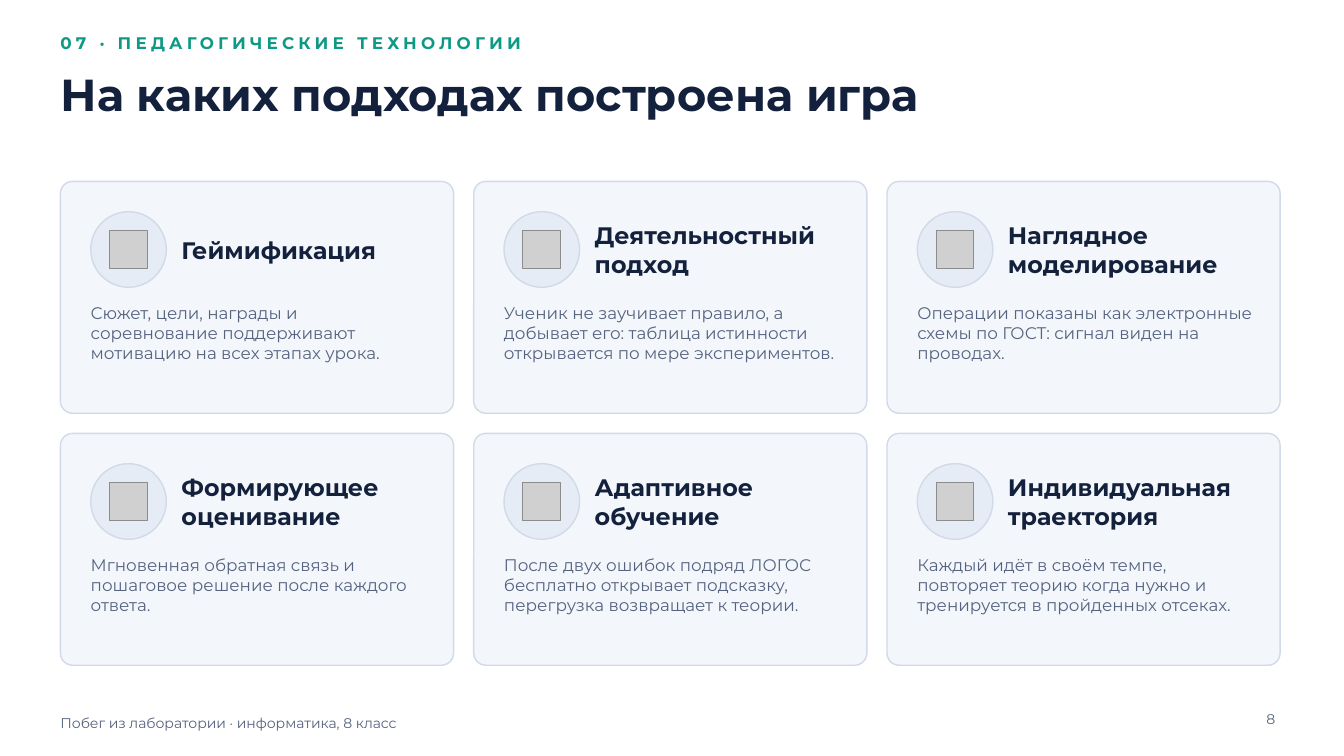
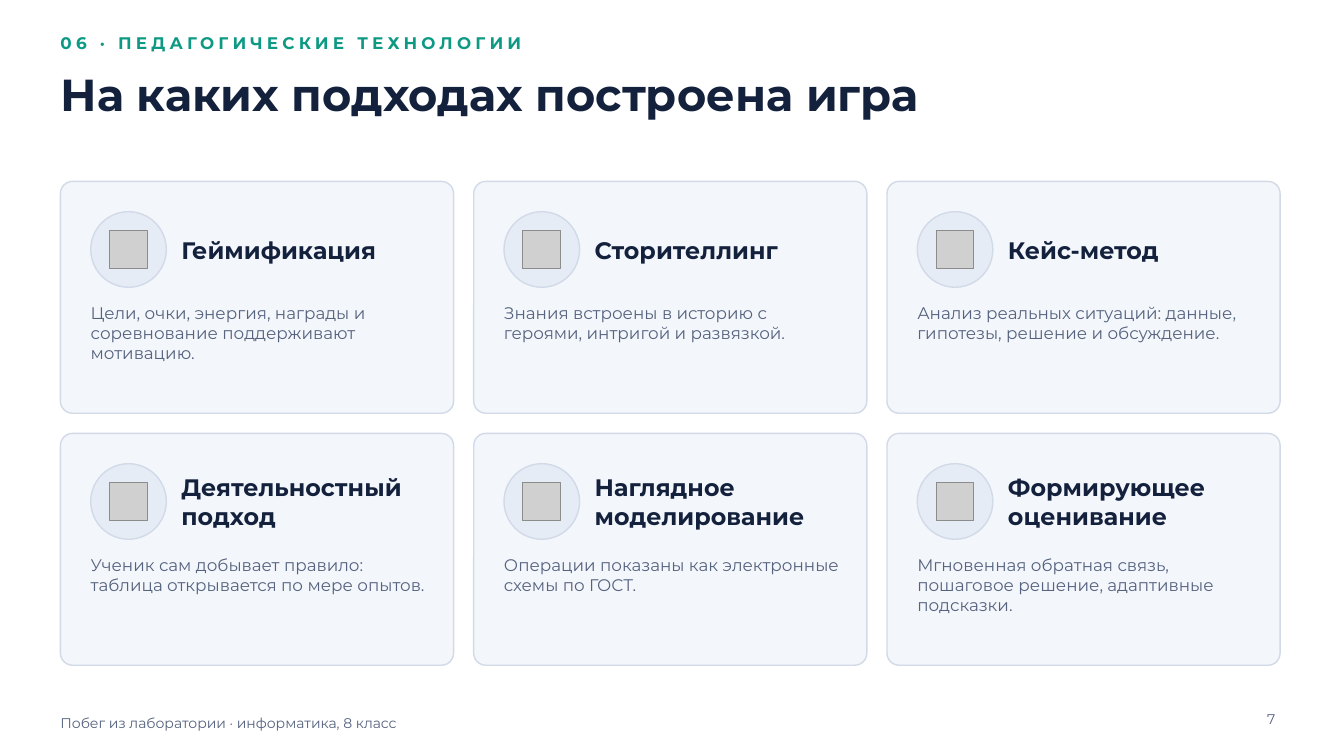
Before and after one commit to galiyabanum/logical, a slide deck: slide 7 of docs/Побег_из_лаборатории_презентация.pptx (slide 8 before the commit). Drawn at 1344x756 pixels with LibreOffice and Linux fonts; fonts in the diff are those of the drawing; grey boxes stand for pictures. Boxes give left, top, right and bottom in pixels: in the first picture for what was removed or moved away, otherwise in the second. Text is boxed around its words. In the diff, an @@ line names an element or a change of style, - is before the commit and + after.

```diff
--- a/docs/Побег_из_лаборатории_презентация.pptx
+++ b/docs/Побег_из_лаборатории_презентация.pptx
@@ text at bbox=[60, 32, 968, 67]: text changed @@
-07 · ПЕДАГОГИЧЕСКИЕ ТЕХНОЛОГИИ
+06 · ПЕДАГОГИЧЕСКИЕ ТЕХНОЛОГИИ
@@ text at bbox=[595, 242, 778, 264]: text changed @@
-Деятельностный подход
+Сторителлинг
@@ text at bbox=[1008, 241, 1159, 262]: text changed @@
-Наглядное моделирование
+Кейс-метод
@@ text at bbox=[91, 307, 366, 361]: text changed @@
-Сюжет, цели, награды и соревнование поддерживают мотивацию на всех этапах урока.
+Цели, очки, энергия, награды и соревнование поддерживают мотивацию.
@@ text at bbox=[504, 307, 785, 342]: text changed @@
-Ученик не заучивает правило, а добывает его: таблица истинности открывается по мере экспериментов.
+Знания встроены в историю с героями, интригой и развязкой.
@@ text at bbox=[917, 307, 1236, 343]: text changed @@
-Операции показаны как электронные схемы по ГОСТ: сигнал виден на проводах.
+Анализ реальных ситуаций: данные, гипотезы, решение и обсуждение.
@@ text at bbox=[181, 478, 401, 528]: text changed @@
-Формирующее оценивание
+Деятельностный подход
@@ text at bbox=[595, 479, 805, 530]: text changed @@
-Адаптивное обучение
+Наглядное моделирование
@@ text at bbox=[1008, 478, 1205, 528]: text changed @@
-Индивидуальная траектория
+Формирующее оценивание
@@ text at bbox=[91, 558, 424, 594]: text changed @@
-Мгновенная обратная связь и пошаговое решение после каждого ответа.
+Ученик сам добывает правило: таблица открывается по мере опытов.
@@ text at bbox=[504, 559, 838, 591]: text changed @@
-После двух ошибок подряд ЛОГОС бесплатно открывает подсказку, перегрузка возвращает к теории.
+Операции показаны как электронные схемы по ГОСТ.
@@ text at bbox=[917, 558, 1213, 613]: text changed @@
-Каждый идёт в своём темпе, повторяет теорию когда нужно и тренируется в пройденных отсеках.
+Мгновенная обратная связь, пошаговое решение, адаптивные подсказки.
@@ page number at bbox=[1267, 714, 1275, 724]: text changed @@
-8
+7
```
Also in this commit, not shown: 3 other slides changed, 3 slides added, 3 slides removed, 3 other files.
